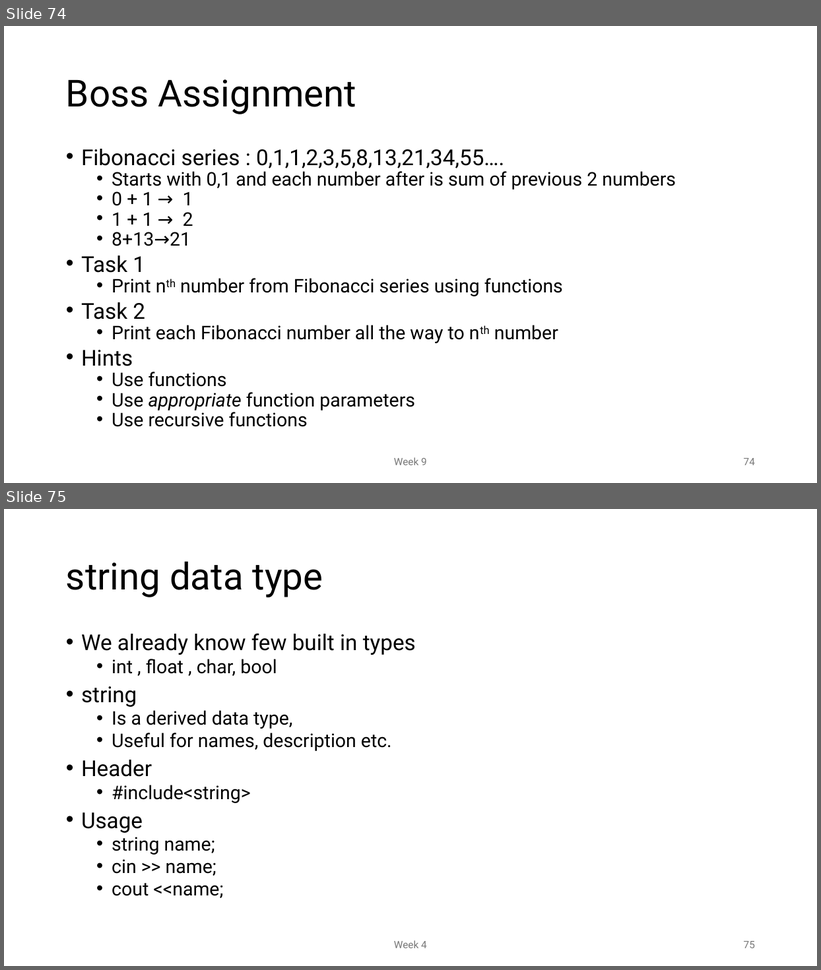
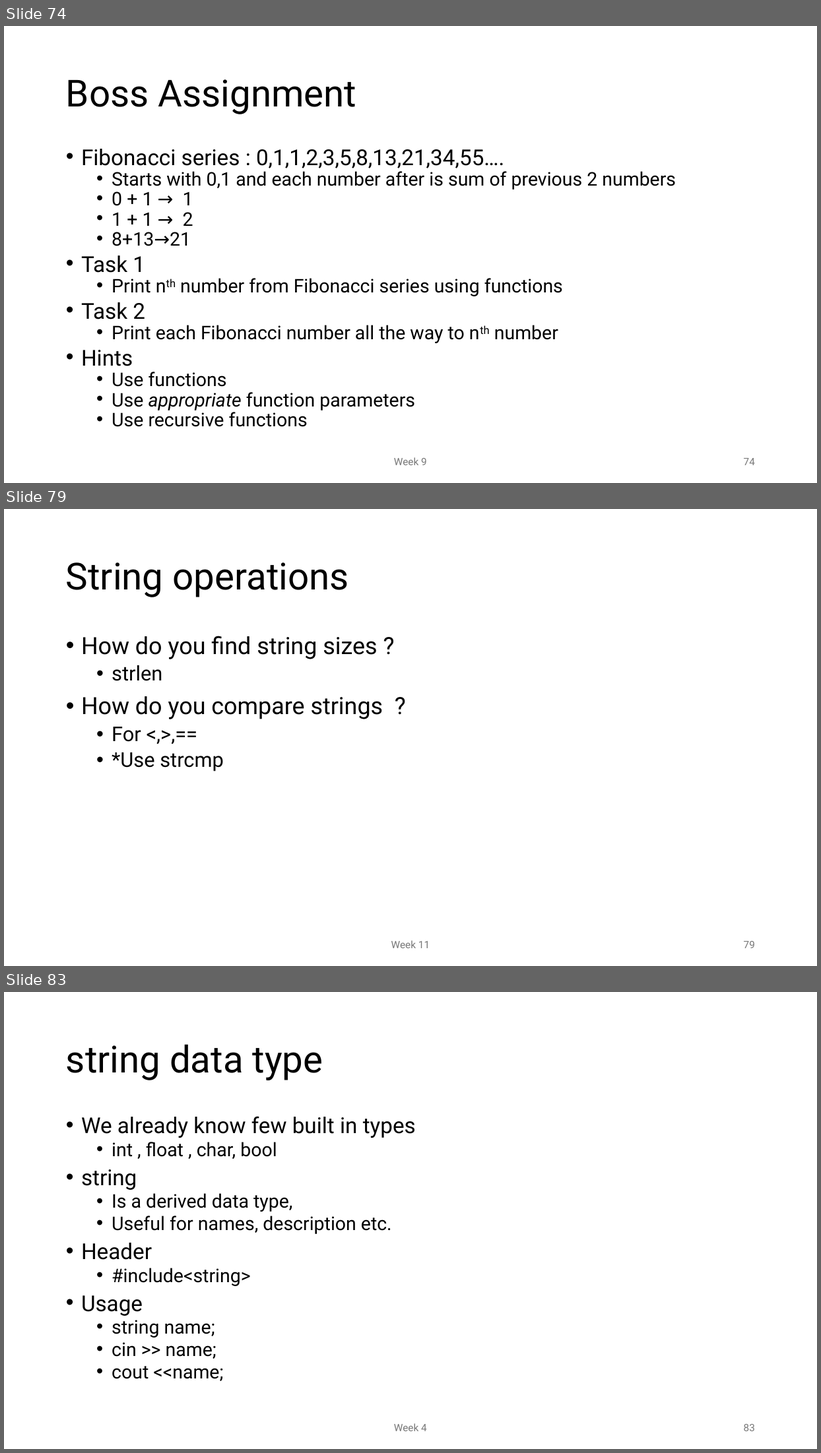
Before and after one commit to MoklaEducation/ems_fall_2025_cpp101, a slide deck: all/Intro to Programming_all.pptx. Shown one above the other, each under a label of ours: slides 74 and 75 before the commit, slides 74, 79 and 83 after it; the slides between them are not shown. The pictures are 821x970 and 821x1453 pixels, drawn with LibreOffice and Linux fonts; fonts in the diff are those of the drawing. Boxes give left, top, right and bottom in pixels: in the first picture for what was removed or moved away, otherwise in the second. Text is boxed around its words. In the diff, an @@ line names an element or a change of style, - is before the commit and + after.

Commit message:
Week 11

```diff
--- a/all/Intro to Programming_all.pptx
+++ b/all/Intro to Programming_all.pptx
@@ slide 79 added at (x1=4, y1=509, x2=817, y2=966), background #FFFFFF @@
@@ title added at (x1=66, y1=562, x2=349, y2=597), 44 pt, text #000000 @@
+String operations
@@ text added at (x1=81, y1=636, x2=384, y2=772), 28 pt, text #000000 @@
+• How do you find string sizes ?
+  • strlen
+• How do you compare strings ?
+  • For <,>,==
+  • *Use strcmp
@@ text added at (x1=391, y1=941, x2=430, y2=949), 12 pt, text #797979 @@
+Week 11
@@ page number added at (x1=744, y1=941, x2=755, y2=949), 12 pt, text #797979 @@
+79
@@ what was slide 75 is now slide 83 @@
@@ page number at (x1=744, y1=1424, x2=755, y2=1432): text changed @@
-75
+83
```
Also in this commit, not shown: 7 other slides added, 1 other file.
